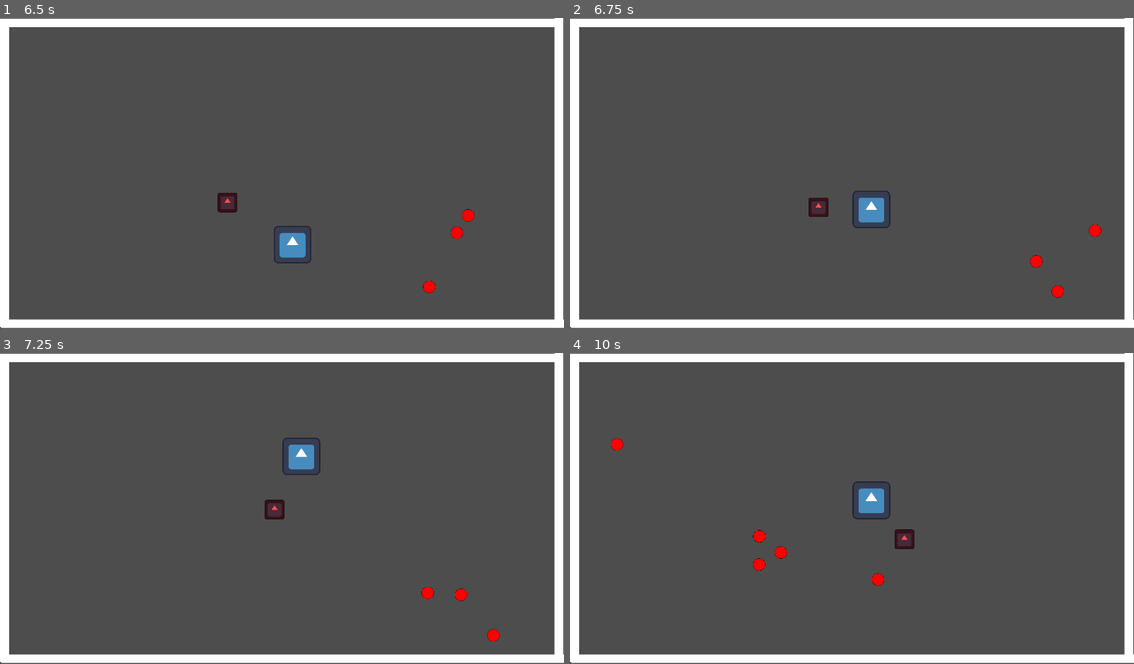
Above: before the commit, frames 1-4 (two rows, left to right).
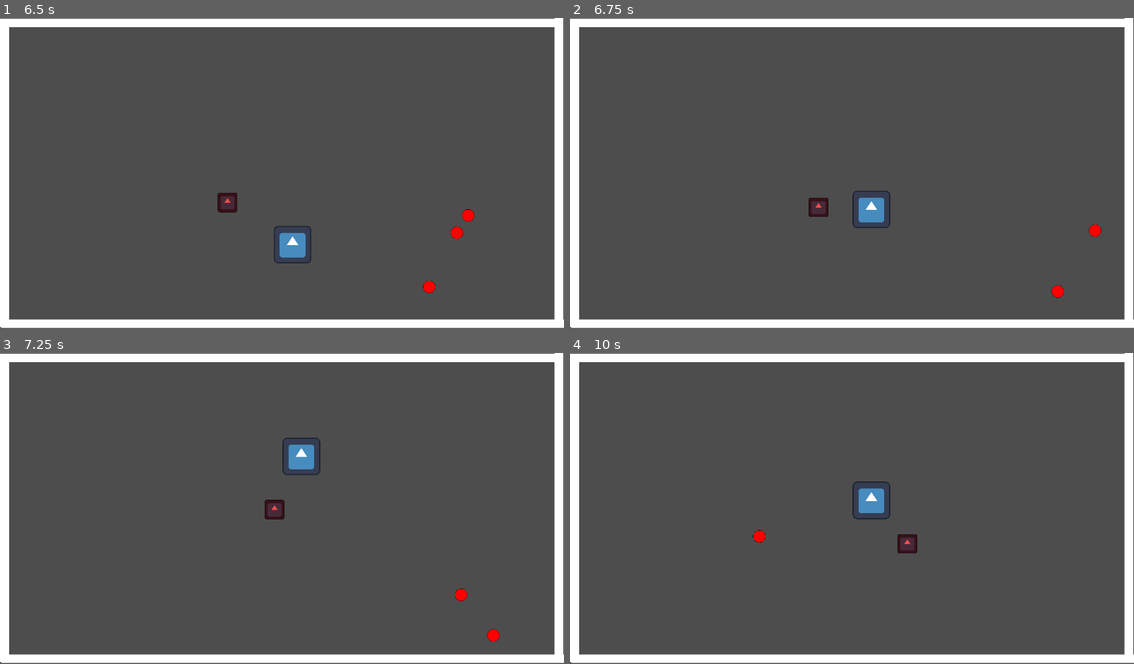
Above: after the commit, the same moments.

Repository: Krishlin/bouncybow
Game: Godot game, scene res://Scenes/MainScene.tscn
Same seed, same stepped clock (60 frames per second), same inputs: the game is played once before the commit and once after it. The engine's default icon, where the game draws it, is replaced by a stand-in: a white triangle on a blue panel in a dark square.
Inputs (mouse positions are in pixels of both pictures, inside the frame that each line leads up to):
- Up to frame 1 (6.5 s): move the mouse to (406, 157) at 0.52 s; hold D (right) 0.53-1.28 s; click (406, 157) at 0.67 s; move the mouse to (169, 189) at 1.27 s; hold S (down) 1.28-2.03 s; move the mouse to (338, 105) at 2.02 s; hold D (right) 2.03-2.78 s; move the mouse to (253, 235) at 2.77 s; hold W (up) 2.78-3.53 s; click (253, 235) at 2.92 s; move the mouse to (451, 220) at 3.52 s; hold A (left) 3.53-5.03 s; move the mouse to (112, 126) at 4.27 s; move the mouse to (310, 173) at 5.02 s; hold S (down) 5.03-5.78 s; click (310, 173) at 5.17 s; move the mouse to (197, 95) at 5.77 s; hold D (right) from 5.78 s (still down)
- Up to frame 2 (6.75 s): move the mouse to (976, 157) at 6.52 s; release D (right) at 6.53 s; hold W (up) from 6.53 s (still down)
- Up to frame 3 (7.25 s): keep holding W (up)
- Up to frame 4 (10 s): move the mouse to (739, 524) at 7.27 s; release W (up) at 7.28 s; hold D (right) 7.28-8.03 s; click (739, 524) at 7.42 s; move the mouse to (908, 440) at 8.02 s; hold S (down) 8.03-8.78 s; move the mouse to (823, 570) at 8.77 s; hold A (left) 8.78-9.53 s; move the mouse to (1021, 555) at 9.52 s; hold W (up) from 9.53 s (still down); click (1021, 555) at 9.67 s

Frame 1 is identical in both runs. In frame 2, less than 0.1% of the frame differs, in the area x 81-84%, y 76-81%; in frame 3, less than 0.1%; in frame 4, 0.5%, in the area x 7-62%, y 27-75%.

Commit message:
Death and enemy killing

Diff:
--- a/Scripts/ball.gd
+++ b/Scripts/ball.gd
@@ -1,9 +1,25 @@
 extends CharacterBody2D
+
+@export var max_bounces: int = 3
 
 var direction: Vector2 = Vector2.ZERO
 var speed: float = 800.0
+var bounces: int = 0
 
 func _physics_process(delta: float) -> void:
 	var collision := move_and_collide(direction * speed * delta)
 	if collision:
+		var collider = collision.get_collider()
+		if collider.is_in_group("enemies"):
+			# Enemies only die if the ball has bounced off a wall first.
+			# Otherwise the ball just disappears.
+			if bounces >= 1:
+				collider.die()
+			else:
+				queue_free()
+			return
+		if bounces >= max_bounces:
+			queue_free()
+			return
+		bounces += 1
 		direction = direction.bounce(collision.get_normal())
--- a/Scripts/enemy_sprite.gd
+++ b/Scripts/enemy_sprite.gd
@@ -7,7 +7,17 @@
 var knockback = Vector2.ZERO
 
 
+func _ready():
+	add_to_group("enemies")
+
+
+func die():
+	queue_free()
+
+
 func _physics_process(delta):
+	if not is_instance_valid(player):
+		return
 	var speed = player.speed * 0.5
 	velocity = position.direction_to(player.position) * speed + knockback
 	move_and_slide()
@@ -19,3 +29,5 @@
 	for i in get_slide_collision_count():
 		if get_slide_collision(i).get_collider() == player:
 			knockback = player.position.direction_to(position) * knockback_strength
+			player.take_damage()
+			break
--- a/Scripts/player.gd
+++ b/Scripts/player.gd
@@ -2,7 +2,8 @@
 
 var speed = 600
 const BULLET = preload("res://Scenes/ball.tscn")
-
+var health = 3
+var invulnerable_time = 0.0
 
 @onready var shoot_timer: Timer = $Timer
 
@@ -23,6 +24,18 @@
 	velocity = direction.normalized() * speed
 	move_and_slide()
 
+	if invulnerable_time > 0:
+		invulnerable_time -= _delta
+
+func take_damage() -> void:
+
+	if invulnerable_time > 0:
+		return
+	health -= 1
+	invulnerable_time = 0.5
+	if health <= 0:
+		queue_free()
+
 func spawn_bullet(pos: Vector2, direction: Vector2) -> void:
 	var instance = BULLET.instantiate()
 	instance.add_collision_exception_with(self)
